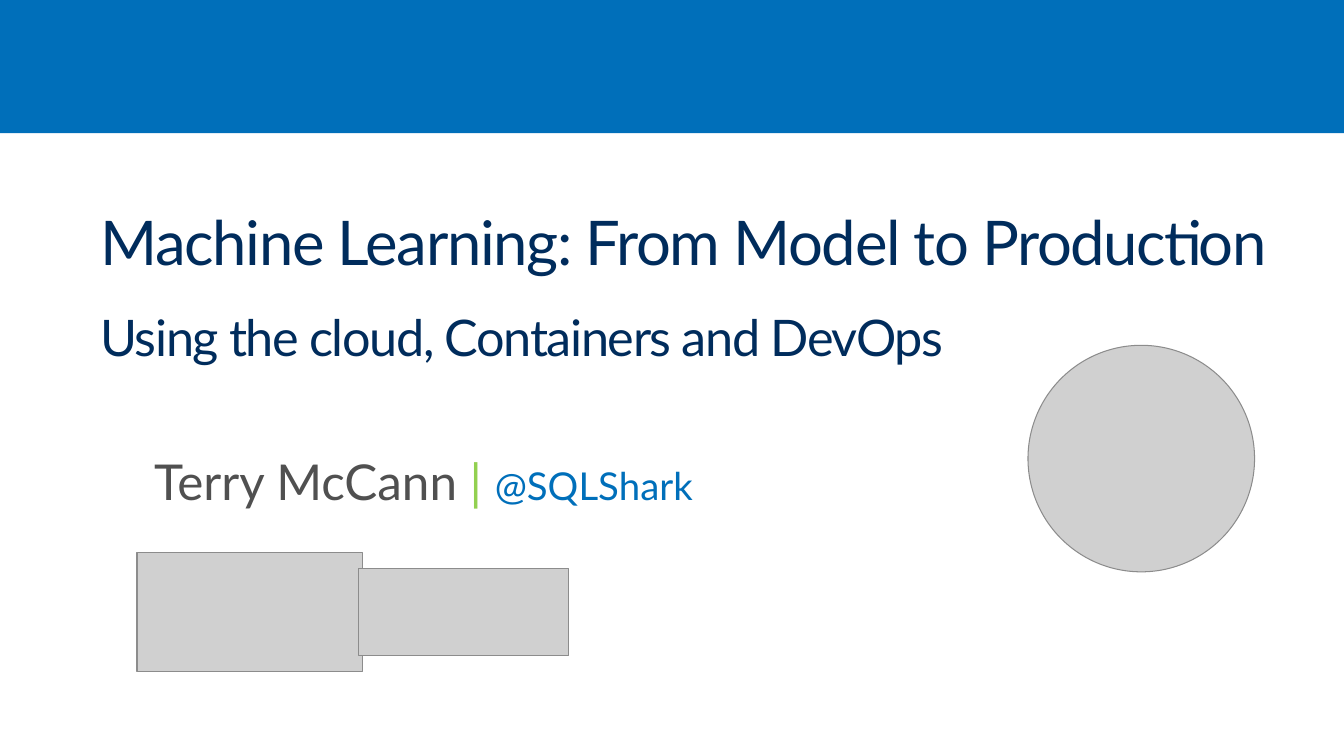
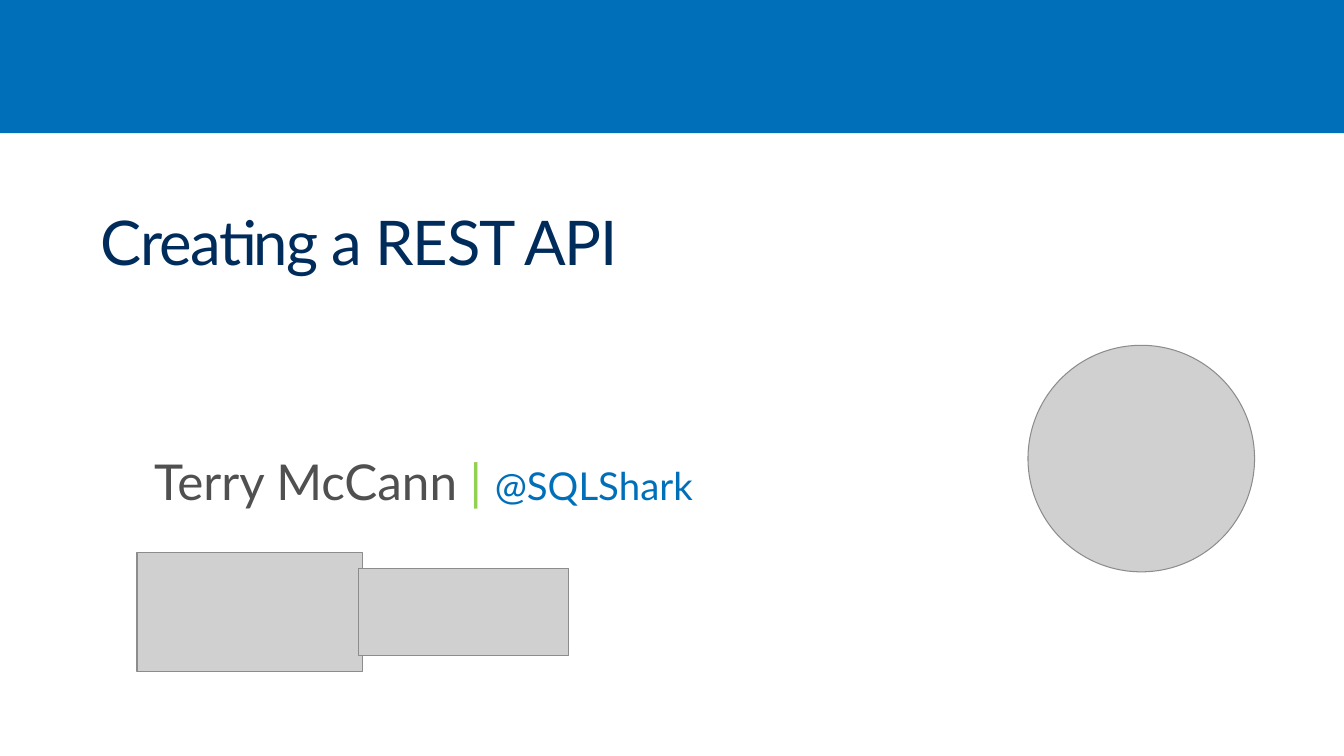
Before and after one commit to SQLShark/MachineLearningFromModelToProduction, a slide deck: slide 1 of Slides/M4 - Creating a REST API.pptx (slide 2 before the commit). Drawn at 1344x756 pixels with LibreOffice and Linux fonts; fonts in the diff are those of the drawing; grey boxes stand for pictures; background and template pictures are left out. Boxes give left, top, right and bottom in pixels: in the first picture for what was removed or moved away, otherwise in the second. Text is boxed around its words. In the diff, an @@ line names an element or a change of style, - is before the commit and + after.

```diff
--- a/Slides/M4 - Creating a REST API.pptx
+++ b/Slides/M4 - Creating a REST API.pptx
@@ text at (x1=100, y1=220, x2=618, y2=277): text changed @@
-Machine Learning: From Model to Production
-Using the cloud, Containers and DevOps
+Creating a REST API
```
Also in this commit, not shown: 1 other slide changed, 5 slides added, 6 slides removed, 7 other files.
